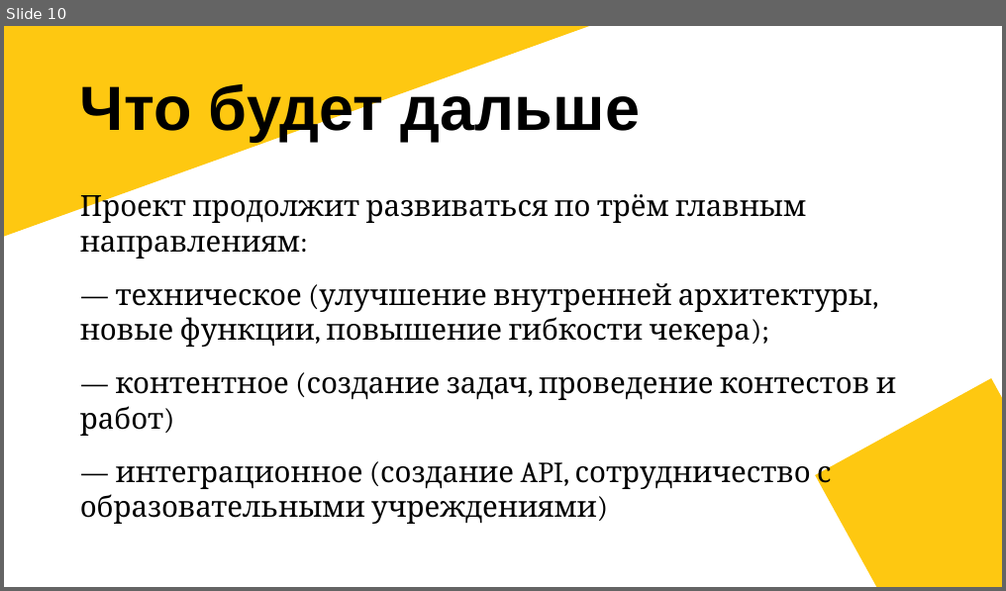
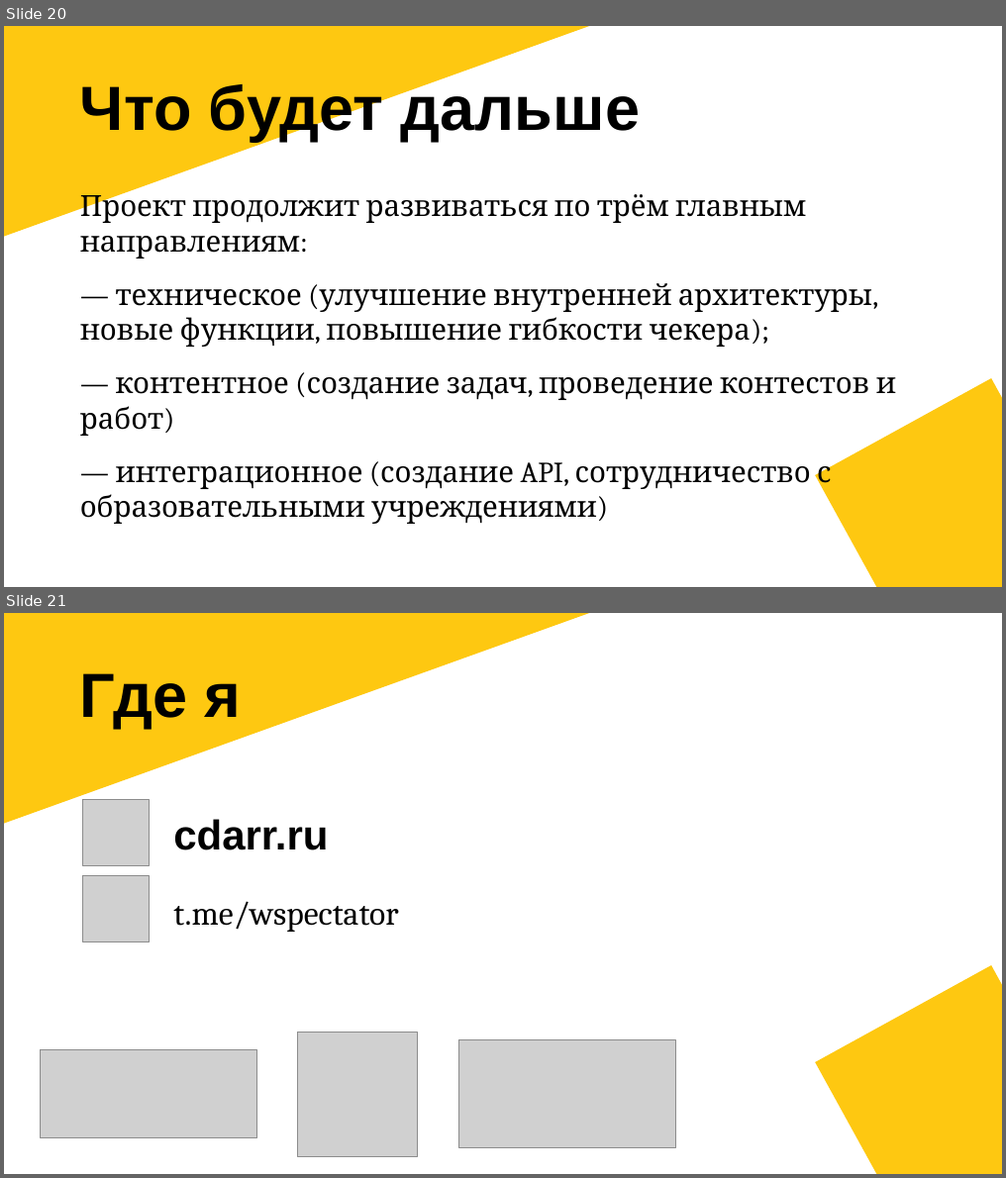
Before and after one commit to AdamArutyunov/Pycon, a slide deck: docs/Pycon.pptx. Shown one above the other, each under a label of ours: slide 10 before the commit, slides 20 and 21 after it. The pictures are 1006x591 and 1006x1178 pixels, drawn with LibreOffice and Linux fonts; fonts in the diff are those of the drawing; grey boxes stand for pictures. Boxes give left, top, right and bottom in pixels: in the first picture for what was removed or moved away, otherwise in the second. Text is boxed around its words. In the diff, an @@ line names an element or a change of style, - is before the commit and + after.

```diff
--- a/docs/Pycon.pptx
+++ b/docs/Pycon.pptx
@@ slide 21 added at [4,613,1002,1174], background #FFFFFF; not listed: 2 template elements that a slide beside it also shows @@
@@ title added at [80,673,242,728], 60 pt, text #000000, bold @@
+Где я
@@ picture added at [82,799,150,866] @@
@@ text added at [173,819,328,851], 40 pt, text #000000, bold @@
+cdarr.ru
@@ picture added at [82,875,150,943] @@
@@ text added at [173,901,398,932], 32 pt, text #000000 @@
+t.me/wspectator
@@ picture added at [41,1051,257,1139] @@
@@ picture added at [297,1033,417,1157] @@
@@ picture added at [459,1040,675,1149] @@
@@ what was slide 10 is now slide 20 @@
```
Also in this commit, not shown: 3 slides changed, 11 other slides added, 2 slides removed.
